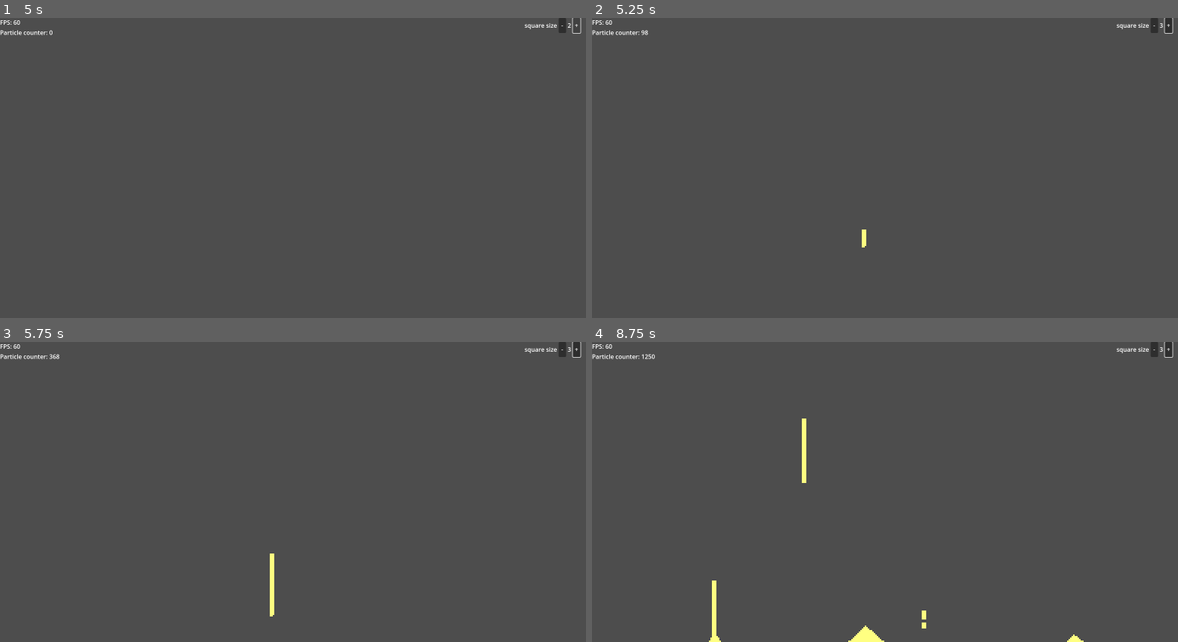
Above: before the commit, frames 1-4 (two rows, left to right).
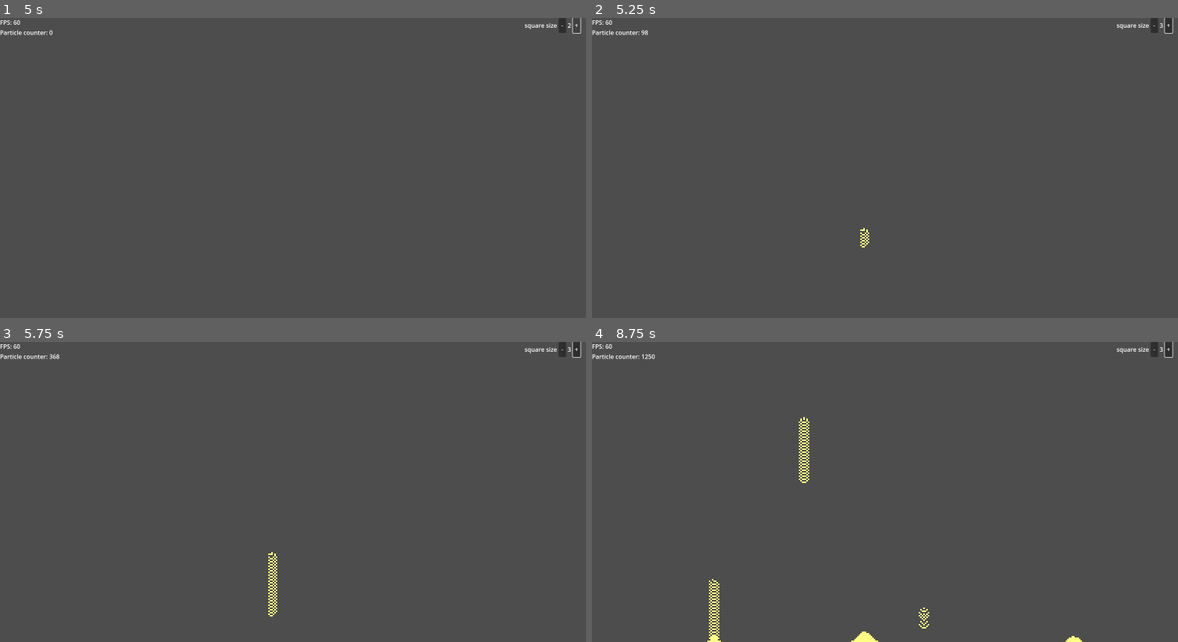
Above: after the commit, the same moments.

Repository: Cidragon/falling-terrain
Game: Godot game, scene res://scenes/main/main.tscn
Two runs of this game, one before a commit and one after it. Both use one fixed random seed, a clock stepped at 60 frames per second and the inputs below.
Inputs (mouse positions are in pixels of both pictures, inside the frame that each line leads up to):
- Up to frame 1 (5 s): click "-" at 0.5 s; click "+" at 1.25 s; click "-" at 2 s; click "+" at 2.75 s; click "-" at 3.5 s; click "+" at 4.25 s
- Up to frame 2 (5.25 s): tap Enter at 5 s; move the mouse to (861, 228) at 5.02 s; press the mouse at (861, 228) at 5.03 s
- Up to frame 3 (5.75 s): no input
- Up to frame 4 (8.75 s): move the mouse to (1072, 537) at 5.77 s; release the mouse at (1072, 537) at 5.78 s; click (1072, 537) at 5.85 s; move the mouse to (709, 447) at 6.52 s; press the mouse at (709, 447) at 6.53 s; move the mouse to (920, 492) at 7.27 s; release the mouse at (920, 492) at 7.28 s; click (920, 492) at 7.35 s; move the mouse to (802, 417) at 8.02 s; press the mouse at (802, 417) at 8.03 s

Frame 1 is identical in both runs. In frame 2, less than 0.1% of the frame differs, in the area x 45-48%, y 70-76%; in frame 3, 0.2%; in frame 4, 0.5%, in the area x 19-84%, y 25-100%.

Commit message:
improve falling sand logic

Diff:
--- a/scenes/main/main.gd
+++ b/scenes/main/main.gd
@@ -29,14 +29,7 @@
 # Called every frame. 'delta' is the elapsed time since the previous frame.
 
 func _process(delta: float) -> void:
-	frame_counter += 1
 	calculate_next_iteration()
-	#if frame_counter / 2 == 0:
-	#	calculate_next_iteration()
-	#	frame_counter = 0
-
-	#if Input.is_action_pressed("left_click"):
-	#	insert_tiles_into_world(5)
 
 	if is_mouse_pressed:
 		insert_tiles_into_world(mouse_range)
@@ -60,51 +53,71 @@
 
 	return output
 
+func copy_previous_grid() -> Array:
+	var next_frame_grid : Array = []
+	for row in grid.size():
+		next_frame_grid.append([])
+		for col in grid[0].size():
+			next_frame_grid[row].append(grid[row][col])
+
+	return next_frame_grid
+
 func calculate_next_iteration() -> void:
-	#var next_frame_grid = createGrid(grid.size(), grid[0].size())
+	tiles.clear()
+	var next_frame_grid = createGrid(grid[0].size(), grid.size())
+	#print(Vector2(next_frame_grid[0].size(), next_frame_grid.size()))
 	for row in range(grid.size()-1,-1,-1):
-		#print(row)
-		for col in range(grid[0].size()):
-			if grid[row][col] == GRID_STATE.SAND and row + 1 <= grid.size() - 1:
-				#print("tile is sand: ", Vector2(col,row))
+		for col in range(grid[row].size()):
+			if grid[row][col] != GRID_STATE.EMPTY:
+
+				if row + 1 > grid.size() - 1:
+					next_frame_grid[row][col] = 1
+					tiles.set_cell(0, Vector2(col,row), 0, Vector2(0,0))
+					continue
+
 				if grid[row+1][col] == GRID_STATE.EMPTY:
-					#print("sand falling")
-					grid[row][col] = GRID_STATE.EMPTY
-					tiles.erase_cell(0, Vector2(col,row))
-					grid[row+1][col] = GRID_STATE.SAND
+					#grid[row][col] = GRID_STATE.EMPTY
+					#grid[row+1][col] = GRID_STATE.SAND
+					next_frame_grid[row+1][col] = GRID_STATE.SAND
 					tiles.set_cell(0, Vector2(col,row+1), 0, Vector2(0,0))
-				#elif (col-1 >= 0 and grid[row+1][col-1] == GRID_STATE.EMPTY) and (col+1 <= grid[0].size()-1 and grid[row+1][col+1] == GRID_STATE.EMPTY):
-				#	var rng = RandomNumberGenerator.new()
-				#	rng.randomize()
-				#	var direction = rng.randi_range(0,1)
-				#	if direction == 0: #left
-				#		grid[row][col] = GRID_STATE.EMPTY
-				#		tiles.erase_cell(0, Vector2(col,row))
-				#		grid[row+1][col-1] = GRID_STATE.SAND
-				#		tiles.set_cell(0, Vector2(col-1,row+1), 0, Vector2(0,0))
-				#	else: #right
-				#		grid[row][col] = GRID_STATE.EMPTY
-				#		tiles.erase_cell(0, Vector2(col,row))
-				#		grid[row+1][col+1] = GRID_STATE.SAND
-				#		tiles.set_cell(0, Vector2(col+1,row+1), 0, Vector2(0,0))
+
+
 				elif col-1 >= 0 and grid[row+1][col-1] == GRID_STATE.EMPTY:
-					grid[row][col] = GRID_STATE.EMPTY
-					tiles.erase_cell(0, Vector2(col,row))
-					grid[row+1][col-1] = GRID_STATE.SAND
+					#grid[row][col] = GRID_STATE.EMPTY
+					#grid[row+1][col-1] = GRID_STATE.SAND
+					next_frame_grid[row+1][col-1] = GRID_STATE.SAND
 					tiles.set_cell(0, Vector2(col-1,row+1), 0, Vector2(0,0))
+
+
 				elif col+1 <= grid[0].size()-1 and grid[row+1][col+1] == GRID_STATE.EMPTY:
-					grid[row][col] = GRID_STATE.EMPTY
-					tiles.erase_cell(0, Vector2(col,row))
-					grid[row+1][col+1] = GRID_STATE.SAND
+					#grid[row][col] = GRID_STATE.EMPTY
+					#grid[row+1][col+1] = GRID_STATE.SAND
+					next_frame_grid[row+1][col+1] = GRID_STATE.SAND
 					tiles.set_cell(0, Vector2(col+1,row+1), 0, Vector2(0,0))
-	#grid = next_frame_grid
+
+				else:
+					next_frame_grid[row][col] = 1
+					tiles.set_cell(0, Vector2(col,row), 0, Vector2(0,0))
+	grid = next_frame_grid
+	#draw_tiles()
+
+
+func draw_tiles() -> void:
+	tiles.clear()
+	for row in range(grid.size()):
+		for col in range(grid[row].size()):
+			if grid[row][col] != GRID_STATE.EMPTY:
+				tiles.set_cell(0, Vector2(col,row), 0, Vector2(0,0))
+
 
 func insert_tiles_into_world(square_size : int) -> void:
 	var mouse_position = get_global_mouse_position()
 	var grid_position = Vector2i(mouse_position) / tile_size
 
+	#print(grid_position)
 	for y in range(square_size):
 		for x in range(square_size):
+			#print(Vector2(x,y))
 			particles.counter += 1
 			grid[grid_position.y + y][grid_position.x + x] = GRID_STATE.SAND
 
Not shown, changed: README.md
